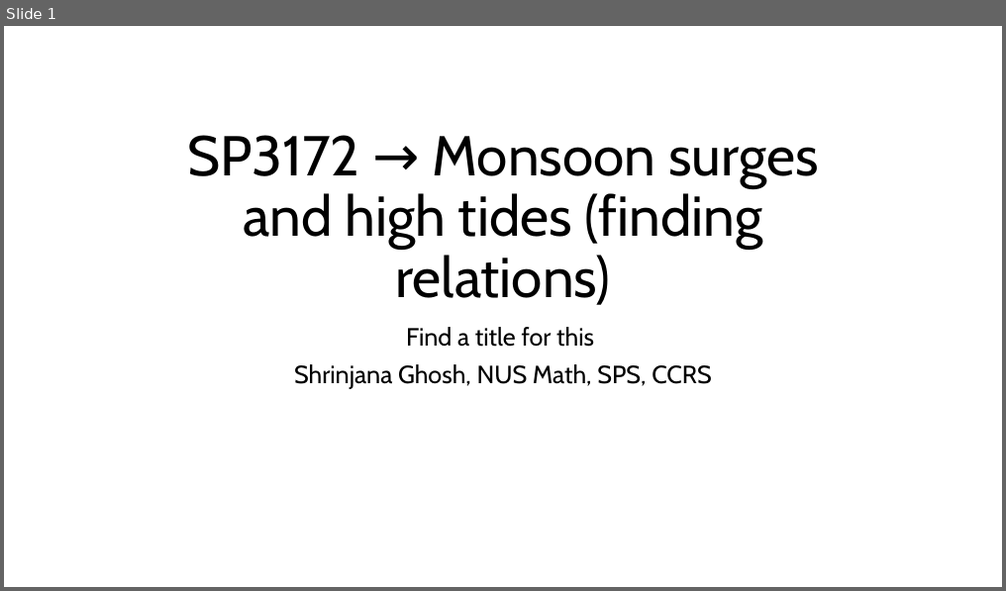
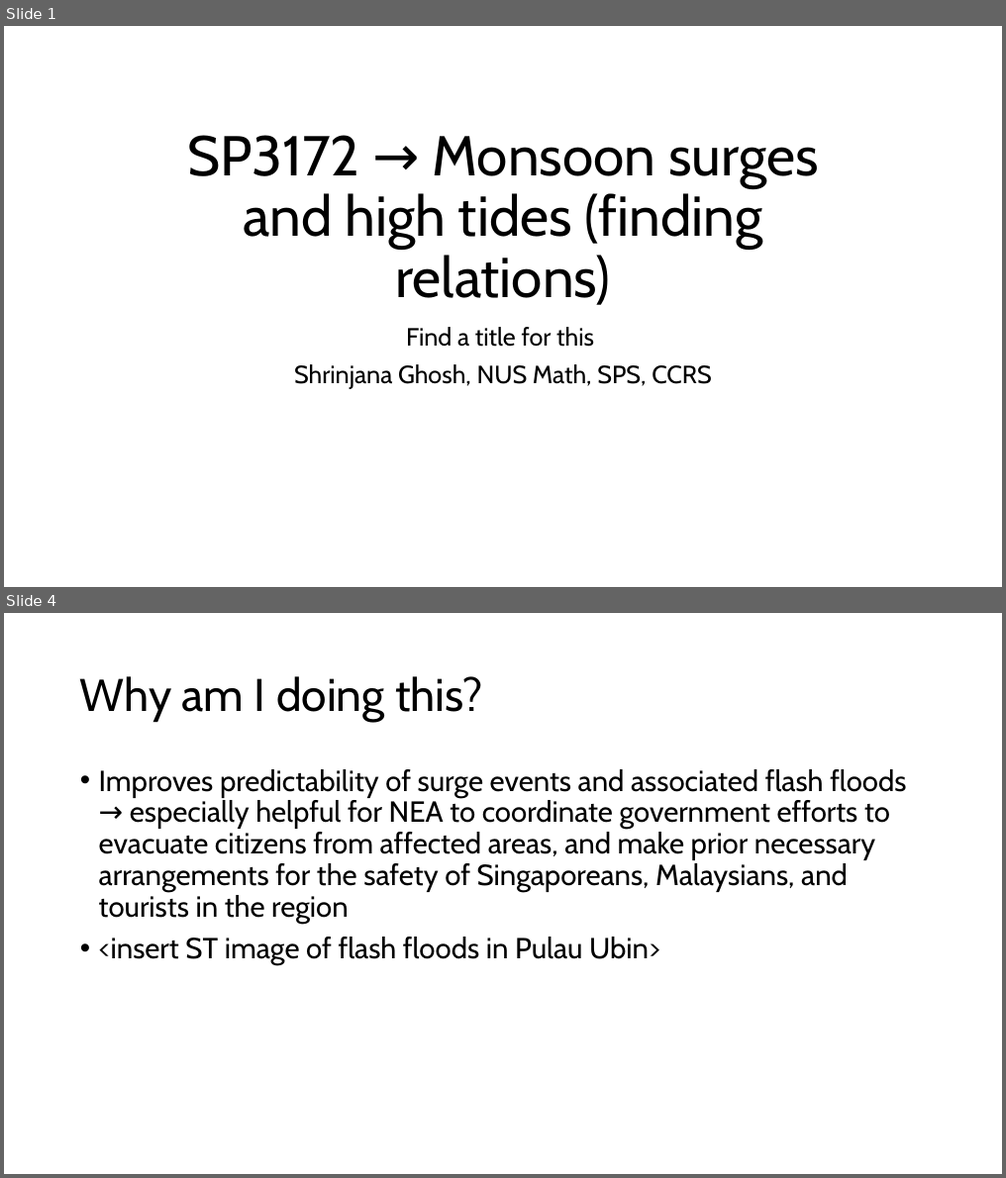
Before and after one commit to shrin0811/test_stuff_for_3172, a slide deck: SP3172  Monsoon surges and high tides (.pptx. Shown one above the other, each under a label of ours: slide 1 before the commit, slides 1 and 4 after it; the slides between them are not shown. The pictures are 1006x591 and 1006x1178 pixels, drawn with LibreOffice and Linux fonts; fonts in the diff are those of the drawing. Boxes give left, top, right and bottom in pixels: in the first picture for what was removed or moved away, otherwise in the second. Text is boxed around its words. In the diff, an @@ line names an element or a change of style, - is before the commit and + after.

```diff
--- a/SP3172  Monsoon surges and high tides (.pptx
+++ b/SP3172  Monsoon surges and high tides (.pptx
@@ slide 4 added at [4, 613, 1002, 1174], background #FFFFFF @@
@@ title added at [80, 676, 482, 722], 44 pt, text #000000 @@
+Why am I doing this?
@@ text added at [99, 769, 906, 965], 28 pt, text #000000 @@
+• Improves predictability of surge events and associated flash floods → especially helpful for NEA to coordinate government efforts to evacuate citizens from affected areas, and make prior necessary arrangements for the safety of Singaporeans, Malaysians, and tourists in the region
+• <insert ST image of flash floods in Pulau Ubin>
```
Also in this commit, not shown: 1 slide changed, 7 other slides added, 1 other file.
